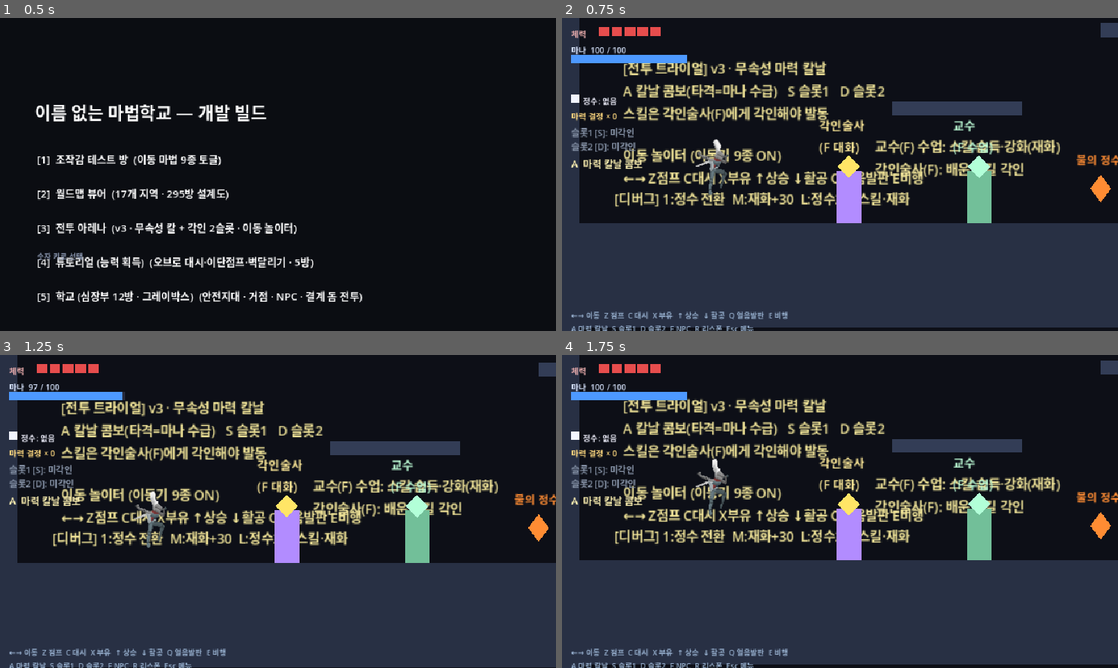
Above: before the commit, frames 1-4 (two rows, left to right).
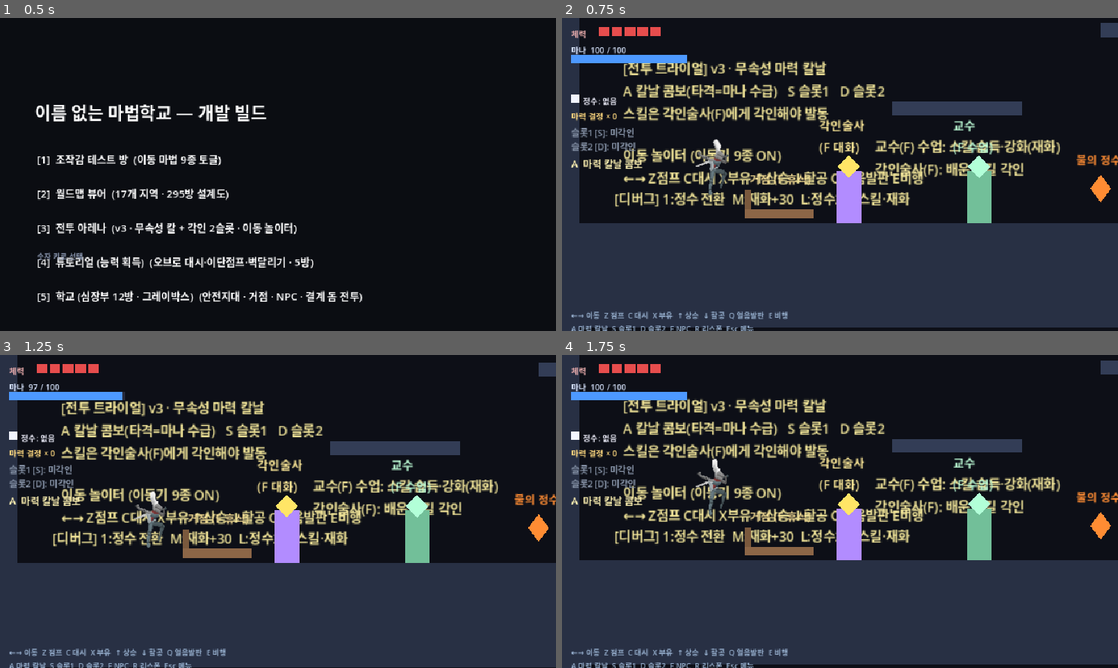
Above: after the commit, the same moments.

Repository: abback-go/yemogame2
Game: Godot game, scene res://scenes/launcher.tscn
Two runs of this game, one before a commit and one after it. Both use one fixed random seed, a clock stepped at 60 frames per second and the inputs below.
Inputs (mouse positions are in pixels of both pictures, inside the frame that each line leads up to):
- Up to frame 1 (0.5 s): no input
- Up to frame 2 (0.75 s): tap Enter at 0.5 s; move the mouse to (962, 158) at 0.52 s; hold Right from 0.53 s (still down); tap 3 at 0.6 s; click (962, 158) at 0.67 s
- Up to frame 3 (1.25 s): keep holding Right; tap Space at 0.77 s; tap K at 0.8 s
- Up to frame 4 (1.75 s): keep holding Right; move the mouse to (728, 527) at 1.27 s; tap K at 1.35 s; tap Z (jump) at 1.52 s; tap 3 at 1.55 s

Frame 1 is identical in both runs. In frame 2, 0.6% of the frame differs, in the area x 32-46%, y 49-64%; in frame 3, 0.6%, in the area x 32-46%, y 50-65%; in frame 4, 0.6%.

Commit message:
feat(arena): 거점(벤치) 회복 — 비리스폰 전투의 공정성 장치
- F로 체력·마나·산소 완전 회복(위치·적 상태 유지, R 리스폰과 구분)
- 중형 적을 치고 빠지며 회복하는 메트로베니아 루프 지원

Co-Authored-By: Claude Fable 5 <noreply@anthropic.com>
Claude-Session: https://claude.ai/code/session_014hyj4wWQoEhcGguowFrsY6

Diff:
--- a/godot/scripts/combat_arena.gd
+++ b/godot/scripts/combat_arena.gd
@@ -35,6 +35,7 @@
 var _learn: LearnPanel = null
 var _npc_pos := Vector2.ZERO
 var _prof_pos := Vector2.ZERO
+var _bench_pos := Vector2.ZERO
 var _essences: Array = []
 
 func _ready() -> void:
@@ -67,6 +68,7 @@
 	_learn = _setup_learn()
 	_build_professor()
 	_build_essences()
+	_build_bench()
 	_player.set_blade_element(GameState.arena_blade_element)
 
 func _enable_all_abilities() -> void:
@@ -348,6 +350,36 @@
 	add_child(panel)
 	return panel
 
+func _build_bench() -> void:
+	# 거점(벤치) — F로 체력·마나·산소 완전 회복. 비리스폰 중형 적 전투의 공정성 장치.
+	# R(리스폰)과 달리 적 상태·위치를 리셋하지 않아 "치고 빠지며 회복" 루프가 가능.
+	_bench_pos = Vector2(250.0, FLOOR_TOP - 10.0)
+	var seat := Polygon2D.new()
+	seat.position = _bench_pos
+	seat.polygon = PackedVector2Array([
+		Vector2(-40, -6), Vector2(40, -6), Vector2(40, 4), Vector2(-40, 4)])
+	seat.color = Color(0.55, 0.4, 0.28)
+	add_child(seat)
+	var back := Polygon2D.new()
+	back.position = _bench_pos
+	back.polygon = PackedVector2Array([
+		Vector2(-40, -28), Vector2(-32, -28), Vector2(-32, -6), Vector2(-40, -6)])
+	back.color = Color(0.48, 0.35, 0.24)
+	add_child(back)
+	var lb := Label.new()
+	lb.text = "거점 (F 휴식)"
+	lb.position = _bench_pos + Vector2(-34, -52)
+	lb.add_theme_font_override("font", _font)
+	lb.add_theme_font_size_override("font_size", 13)
+	lb.add_theme_color_override("font_color", Color(1.0, 0.9, 0.6))
+	add_child(lb)
+
+func _rest_at_bench() -> void:
+	# 위치·적 상태 그대로 두고 체력·마나·산소만 회복.
+	_player.health = PlayerScript.HEALTH_MAX
+	_player.refill_mana()
+	_hud.show_toast("거점에서 휴식 — 체력·마나 회복")
+
 func _try_open_panel() -> void:
 	# F: 근접한 NPC에 따라 각인술사(각인) 또는 교수(수업) 패널을 연다.
 	if _engrave == null or _learn == null:
@@ -358,6 +390,8 @@
 		_engrave.open(_player)
 	elif _near(_prof_pos):
 		_learn.open(_player)
+	elif _near(_bench_pos):
+		_rest_at_bench()
 
 func _cycle_essence() -> void:
 	# 1키: 보유한 속성 정수를 순환 장착("무" 포함). 미보유 시 안내.
